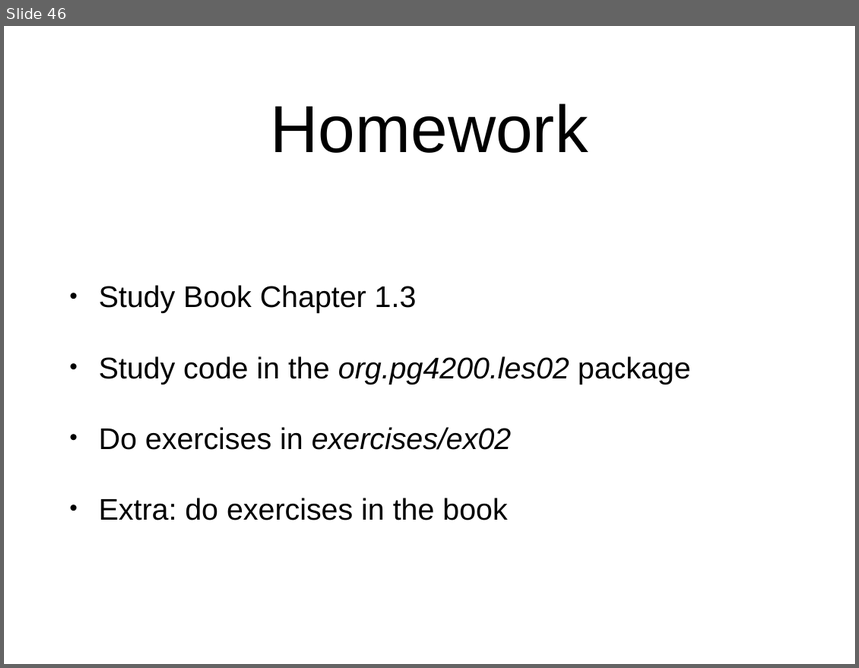
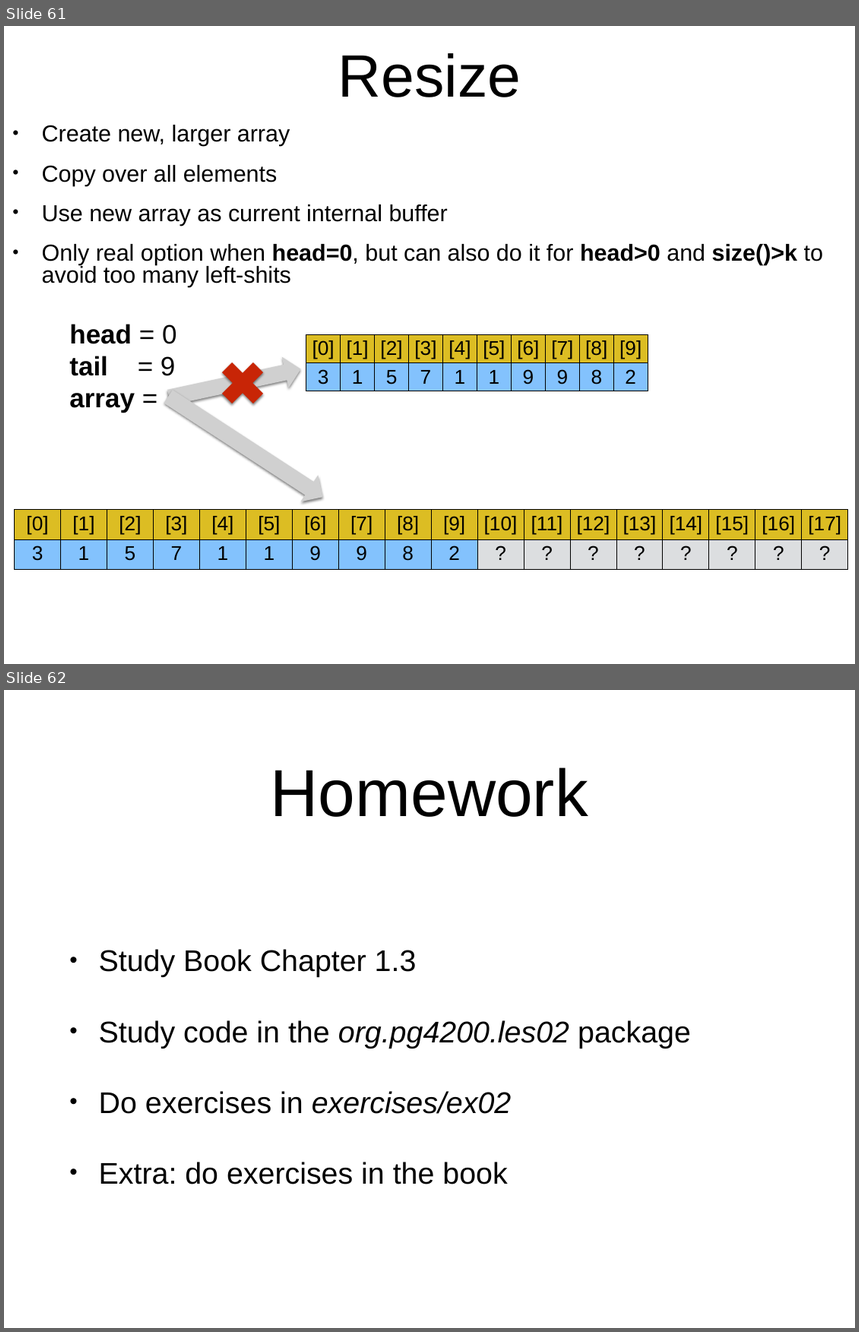
Before and after one commit to arcuri82/algorithms, a slide deck: docs/slides/02/02_stack_queue.pptx. Shown one above the other, each under a label of ours: slide 46 before the commit, slides 61 and 62 after it. The pictures are 859x668 and 859x1332 pixels, drawn with LibreOffice and Linux fonts; fonts in the diff are those of the drawing; grey boxes stand for pictures. Boxes give left, top, right and bottom in pixels: in the first picture for what was removed or moved away, otherwise in the second. Text is boxed around its words. In the diff, an @@ line names an element or a change of style, - is before the commit and + after.

```diff
--- a/docs/slides/02/02_stack_queue.pptx
+++ b/docs/slides/02/02_stack_queue.pptx
@@ slide 61 added at (4,26,855,664), background #FFFFFF @@
@@ title added at (338,53,522,97), 72 pt, text #000000 @@
+Resize
@@ text added at (42,125,823,287), 27.9 pt, text #000000 @@
+• Create new, larger array
+• Copy over all elements
+• Use new array as current internal buffer
+• Only real option when head=0, but can also do it for head>0 and size()>k to avoid too many left-shits
@@ text added at (69,324,177,412), 32 pt, text #000000, bold @@
+head = 0
+tail = 9
+array =
@@ table added at (306,335,648,395), 2 rows, 10 columns @@
+[0] | [1] | [2] | [3] | [4] | [5] | [6] | [7] | [8] | [9]
+3 | 1 | 5 | 7 | 1 | 1 | 9 | 9 | 8 | 2
@@ picture added at (166,354,304,414) @@
@@ cross added at (213,354,273,414), fill #C82506 @@
@@ picture added at (160,383,332,511) @@
@@ table added at (14,509,844,569), 2 rows, 18 columns @@
+[0] | [1] | [2] | [3] | [4] | [5] | [6] | [7] | [8] | [9] | [10] | [11] | [12] | [13] | [14] | [15] | [16] | [17]
+3 | 1 | 5 | 7 | 1 | 1 | 9 | 9 | 8 | 2 | ? | ? | ? | ? | ? | ? | ? | ?
@@ what was slide 46 is now slide 62 @@
```
Also in this commit, not shown: 4 slides changed, 20 other slides added, 5 slides removed, 2 other files.
